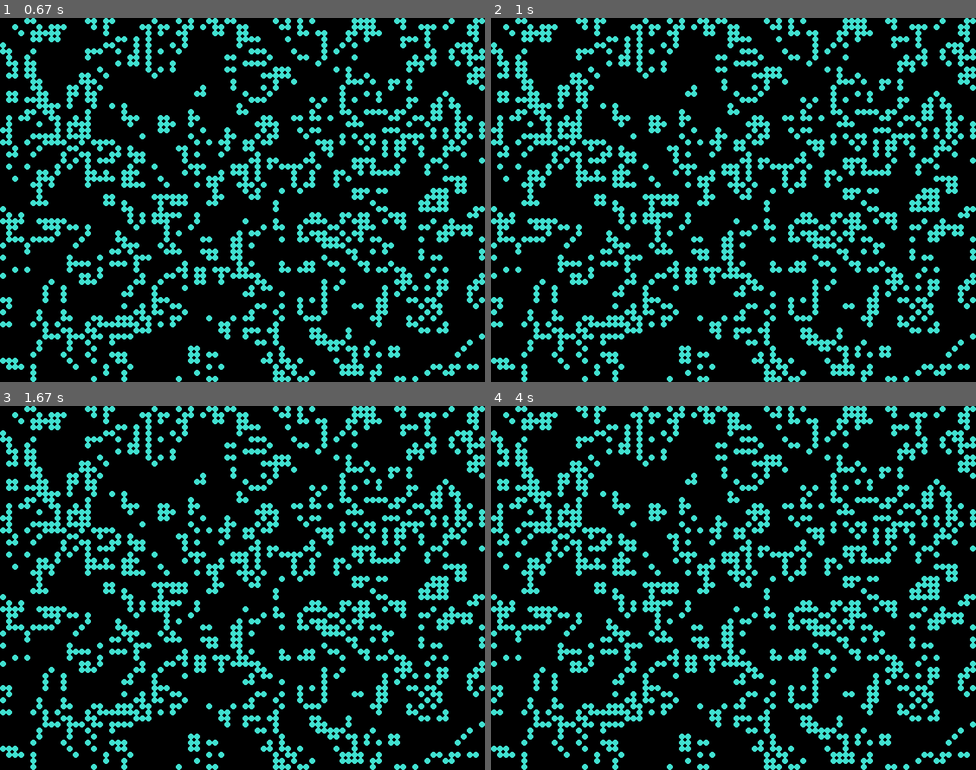
Above: before the commit, frames 1-4 (two rows, left to right).
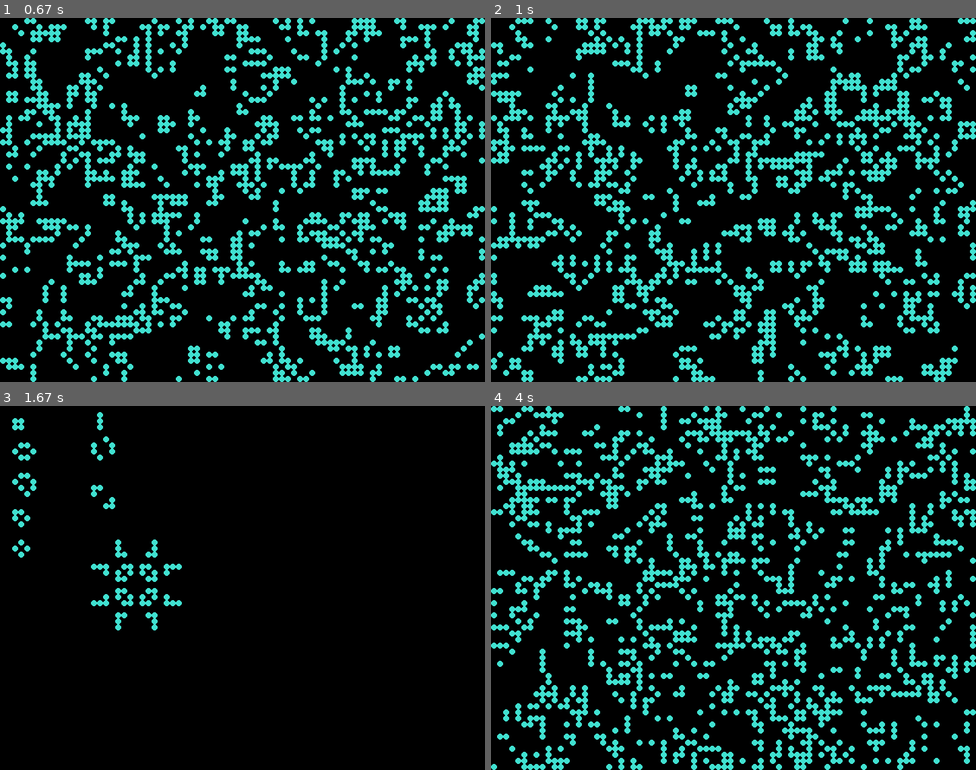
Above: after the commit, the same moments.

Repository: DeVitoC/ConwaysGameOfLifeInPygame
Game: pygame game, started from PygameCGOL/GameOfLife.py
The game is run twice, just before and just after one commit, with the same random seed, the same clock (stepped at 60 frames per second) and the same inputs.
Inputs:
- Up to frame 1 (0.67 s): hold P from 0.33 s (still down)
- Up to frame 2 (1 s): release P at 0.8 s; hold 5 from 0.83 s (still down)
- Up to frame 3 (1.67 s): release 5 at 1.33 s; tap 4 at 1.37 s
- Up to frame 4 (4 s): tap 3 at 2.07 s; tap 2 at 2.83 s; tap 1 at 3.63 s

Frame 1 is identical in both runs. In frame 2, 19% of the frame differs, in the area x 0-100%, y 0-100%; in frame 3, 21%; in frame 4, 29%.

Commit message:
Fixed key press commands, changed increase speed command from + to =

Diff:
--- a/PygameCGOL/GameOfLife.py
+++ b/PygameCGOL/GameOfLife.py
@@ -1,6 +1,19 @@
 import pygame
 import sys
 import random
+
+from pygame.locals import (
+	K_1,
+	K_2,
+	K_3,
+	K_4,
+	K_5,
+	K_q,
+	K_p,
+	K_MINUS,
+	K_EQUALS,
+	QUIT,
+)
 
 
 class GameOfLife:
@@ -160,24 +173,58 @@
 	def handle_events(self):
 		for event in pygame.event.get():
 			# User has closed the window manually
-			if event.type == pygame.QUIT:
+			if event.type == QUIT:
 				sys.exit()
 			# User pressed a button
-			elif event.type == pygame.KEYDOWN:
+			# elif event.type == KEYDOWN:
+		pressed_keys = pygame.key.get_pressed()
 				# user can press "q" to quit
-				if event.unicode == 'q':
-					self.did_quit = True
-				elif event.unicode == 'p':
-					self.is_paused = not self.is_paused
-				elif event.unicode == 'r':
-					self.preset = "random"
-					self.set_board()
-				elif event.unicode == '-':
-					if self.speed < 2:
-						return
-					self.speed -= 1
-				elif event.unicode == '+':
-					self.speed += 1
+		if pressed_keys[K_q]:
+			self.did_quit = True
+		# user can press "p" to toggle between play and pause
+		elif pressed_keys[K_p]:
+			self.is_paused = not self.is_paused
+		# user chooses preset 1 with "1"
+		elif pressed_keys[K_1]:
+			self.preset = "random"
+			self.reset_screen()
+			self.set_board()
+		# user chooses preset 2 with "2"
+		elif pressed_keys[K_2]:
+			self.preset = "option1"
+			self.reset_screen()
+			self.set_board()
+		# user chooses preset 3 with "3"
+		elif pressed_keys[K_3]:
+			self.preset = "option2"
+			self.reset_screen()
+			self.set_board()
+		# user chooses preset 4 with "4"
+		elif pressed_keys[K_4]:
+			self.preset = "option3"
+			self.reset_screen()
+			self.set_board()
+		# user chooses preset 5 with "5"
+		elif pressed_keys[K_5]:
+			self.preset = "option4"
+			self.reset_screen()
+			self.set_board()
+		# User can press "-" to slow the game
+		elif pressed_keys[K_MINUS]:
+			if self.speed < 2:
+				return
+			self.speed -= 1
+		# uset can press "+" to speed up the game
+		elif pressed_keys[K_EQUALS]:
+			self.speed += 1
+
+	def reset_screen(self):
+		self.current_game_board = []
+		self.inactive_board = []
+		self.current_game_board = self.create_2d_board()
+		self. inactive_board = self.create_2d_board()
+
+
 
 	####################
 	# Premade Patterns
@@ -398,7 +445,6 @@
 			self.handle_events()
 			if self.did_quit:
 				pygame.display.quit()
-				# pygame.quit()
 				break
 			# handles pause condition while still listening to events
 			if self.is_paused:
--- a/PygameCGOL/key_commands.txt
+++ b/PygameCGOL/key_commands.txt
@@ -6,5 +6,5 @@
     5.  '4' - Starts over with preset four (Stable Shapes)
     6.  '5' - Starts over with preset five (Spaceships)
     7.  '-' - Decreases the speed of the game
-    8.  '+' - Increases the speed of the game
+    8.  '=' - Increases the speed of the game
     9.  'q' - Quits to the main screen
